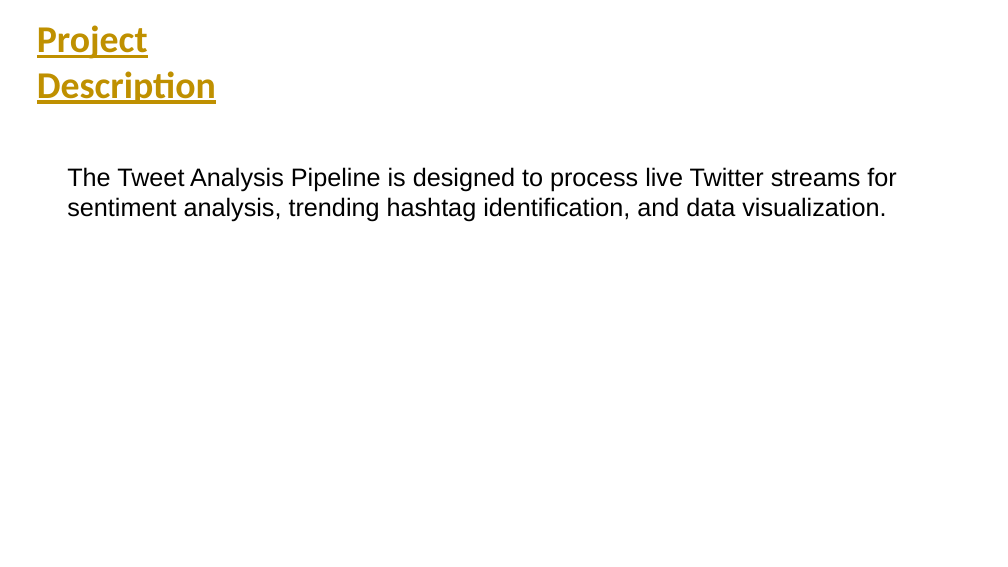
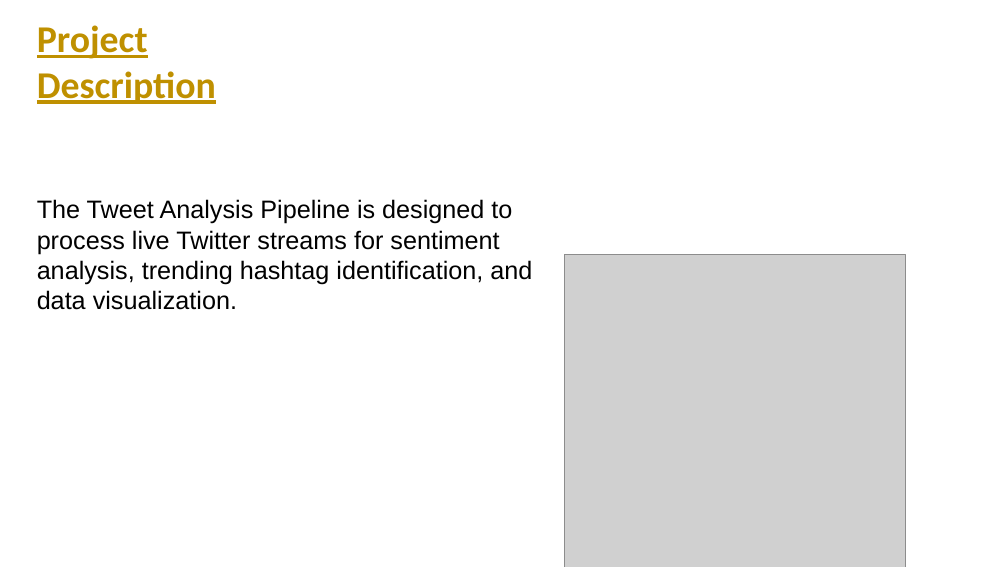
Before and after one commit to amjadAwad95/Twitter-Stream-Processing-Pipeline, a slide deck: slide 2 of Presentation/Presentation.pptx. Drawn at 1008x567 pixels with LibreOffice and Linux fonts; fonts in the diff are those of the drawing; grey boxes stand for pictures. Boxes give left, top, right and bottom in pixels: in the first picture for what was removed or moved away, otherwise in the second. Text is boxed around its words. In the diff, an @@ line names an element or a change of style, - is before the commit and + after.

```diff
--- a/Presentation/Presentation.pptx
+++ b/Presentation/Presentation.pptx
@@ text "The Tweet Analysis Pipeline is ..." rewrapped from [67, 167, 896, 222] to [37, 199, 532, 310] @@
@@ picture added at [564, 254, 905, 567] @@
```
Also in this commit, not shown: 5 other slides changed, 1 slide removed.
